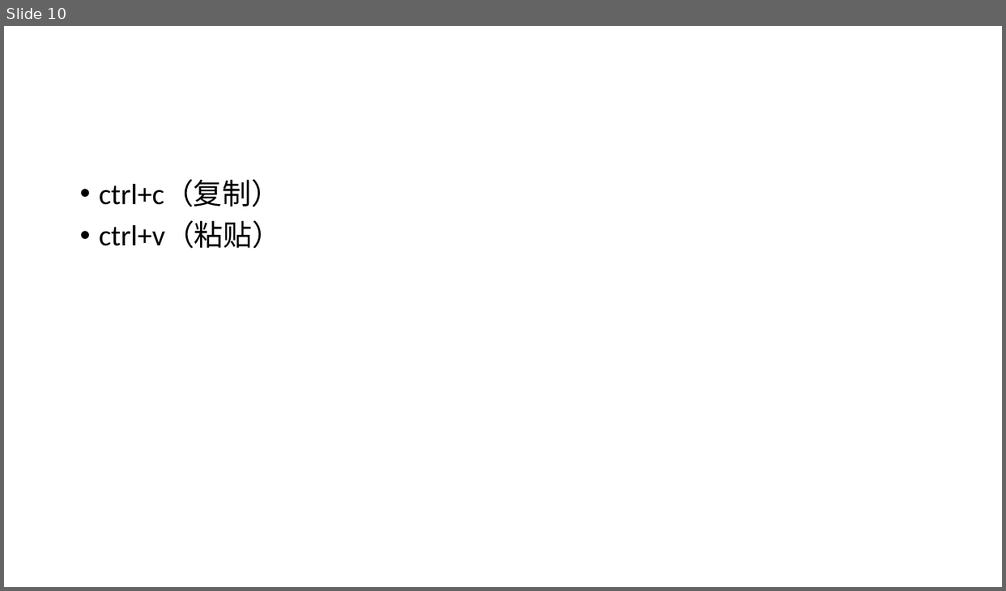
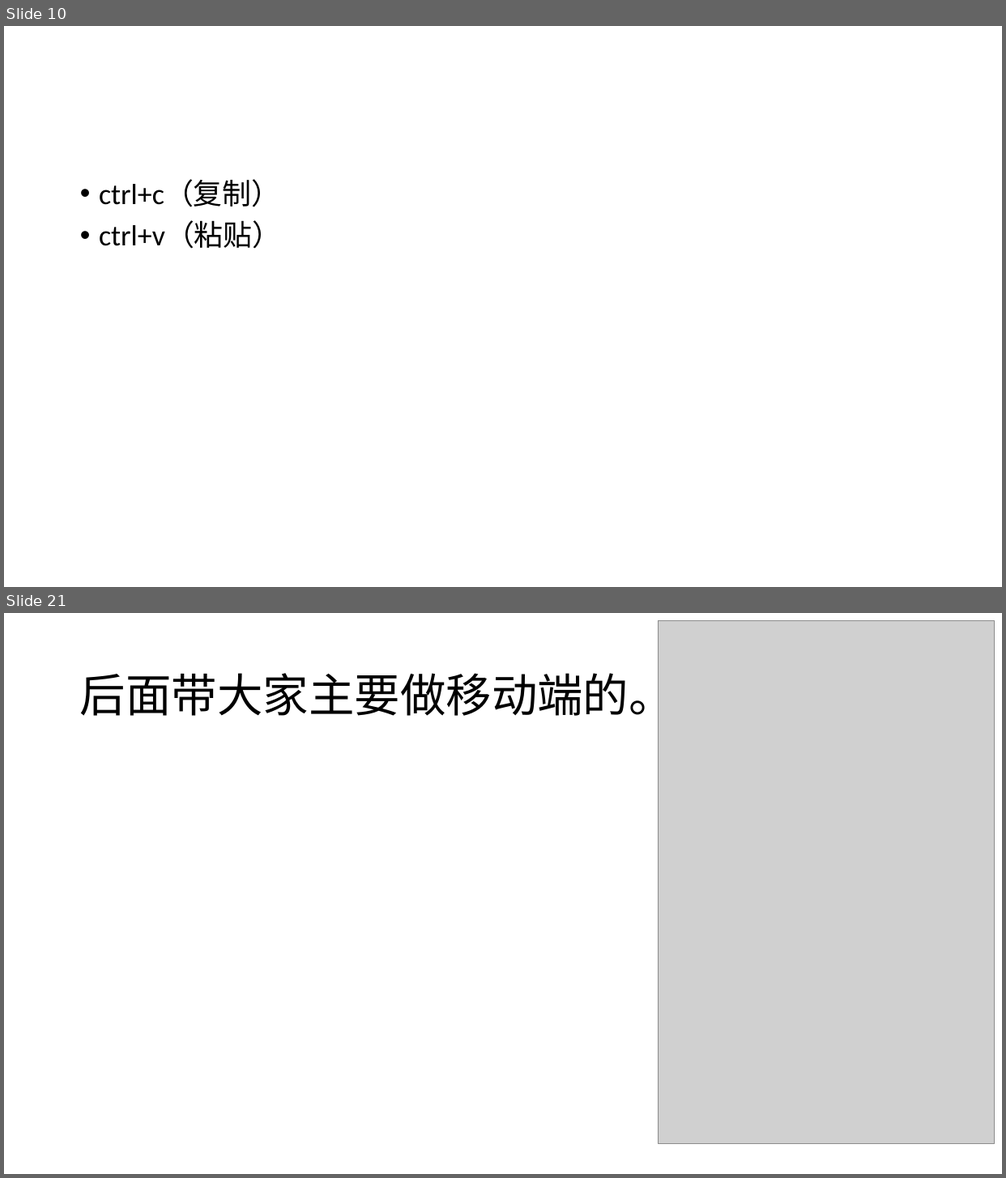
Before and after one commit to coderLynn/lecture, a slide deck: 课程/初级/html+css部分.pptx. Shown one above the other, each under a label of ours: slide 10 before the commit, slides 10 and 21 after it; the slides between them are not shown. The pictures are 1006x591 and 1006x1178 pixels, drawn with LibreOffice and Linux fonts; fonts in the diff are those of the drawing; grey boxes stand for pictures. Boxes give left, top, right and bottom in pixels: in the first picture for what was removed or moved away, otherwise in the second. Text is boxed around its words. In the diff, an @@ line names an element or a change of style, - is before the commit and + after.

```diff
--- a/课程/初级/html+css部分.pptx
+++ b/课程/初级/html+css部分.pptx
@@ slide 21 added at (4, 613, 1002, 1174), background #FFFFFF @@
@@ picture added at (658, 621, 995, 1144) @@
@@ title added at (80, 666, 675, 724), 44 pt, text #000000 @@
+后面带大家主要做移动端的。
```
Also in this commit, not shown: 15 other slides added, 5 other files.
